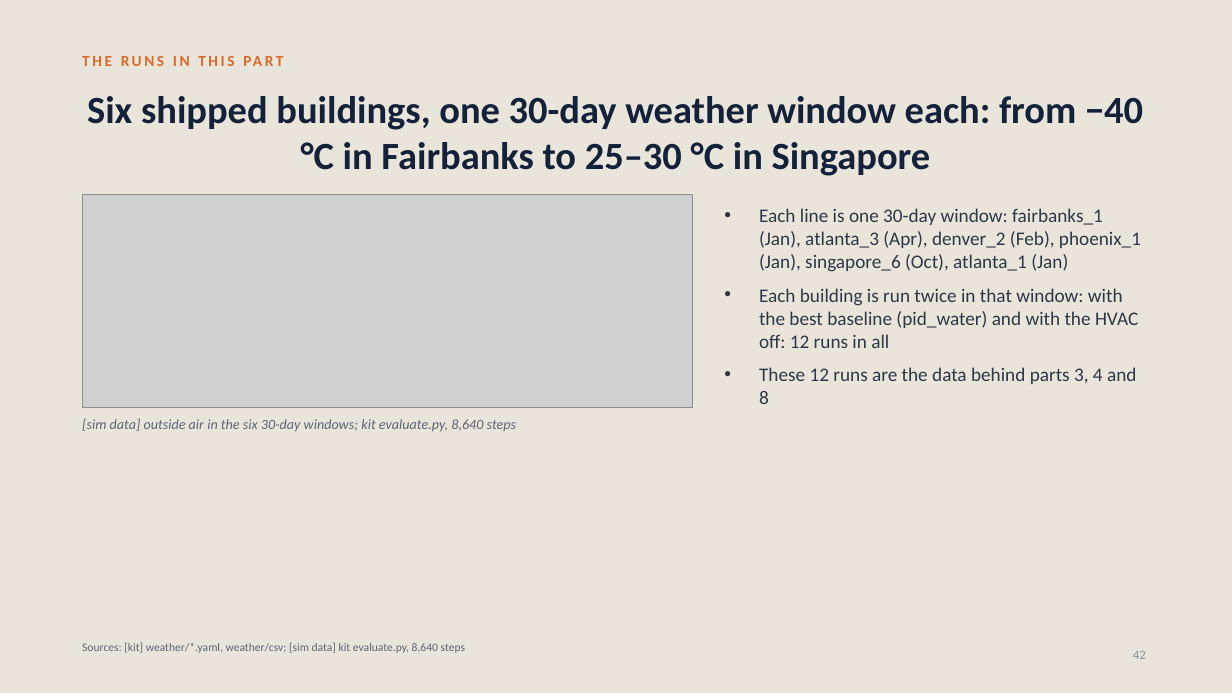
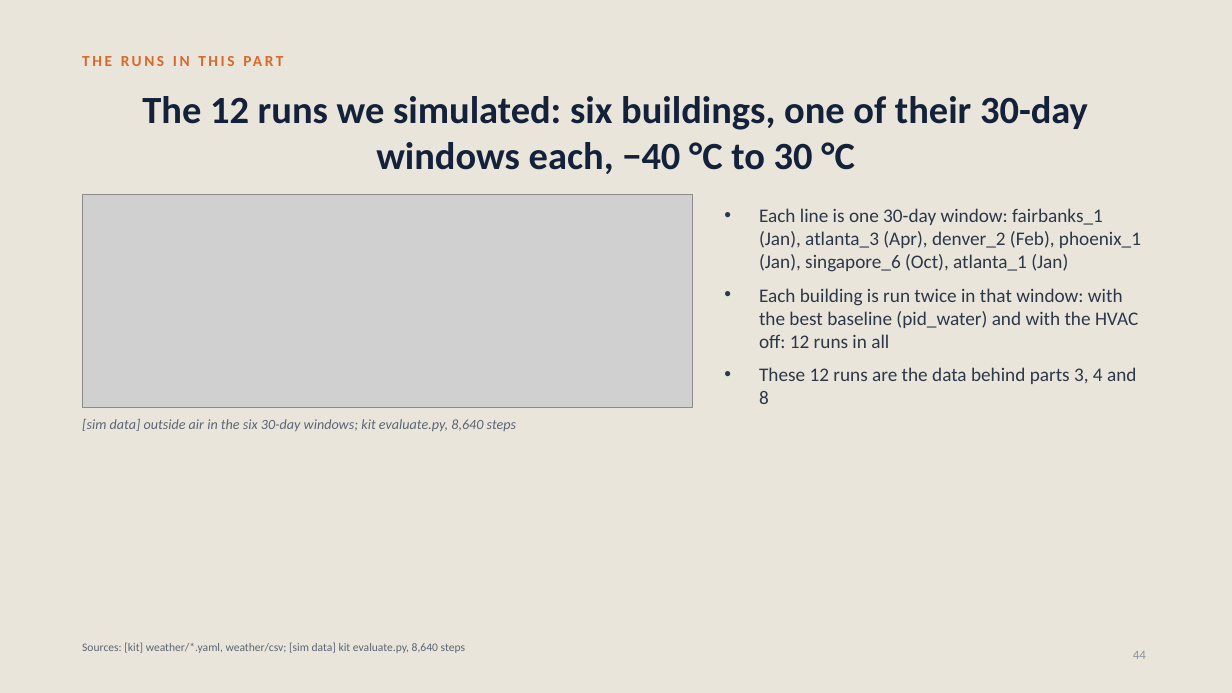
Before and after one commit to srivathsanb14/working-code, a slide deck: slide 44 of docs/One_Controller_for_Every_Building_meeting.pptx (slide 42 before the commit). Drawn at 1232x693 pixels with LibreOffice and Linux fonts; fonts in the diff are those of the drawing; grey boxes stand for pictures. Boxes give left, top, right and bottom in pixels: in the first picture for what was removed or moved away, otherwise in the second. Text is boxed around its words. In the diff, an @@ line names an element or a change of style, - is before the commit and + after.

```diff
--- a/docs/One_Controller_for_Every_Building_meeting.pptx
+++ b/docs/One_Controller_for_Every_Building_meeting.pptx
@@ title at (x1=142, y1=96, x2=1088, y2=174): text changed @@
-Six shipped buildings, one 30-day weather window each: from −40 °C in Fairbanks to 25–30 °C in Singapore
+The 12 runs we simulated: six buildings, one of their 30-day windows each, −40 °C to 30 °C
@@ page number at (x1=1133, y1=651, x2=1146, y2=659): text changed @@
-42
+44
```
Also in this commit, not shown: 6 other slides changed, 2 slides added, 4 other files.
